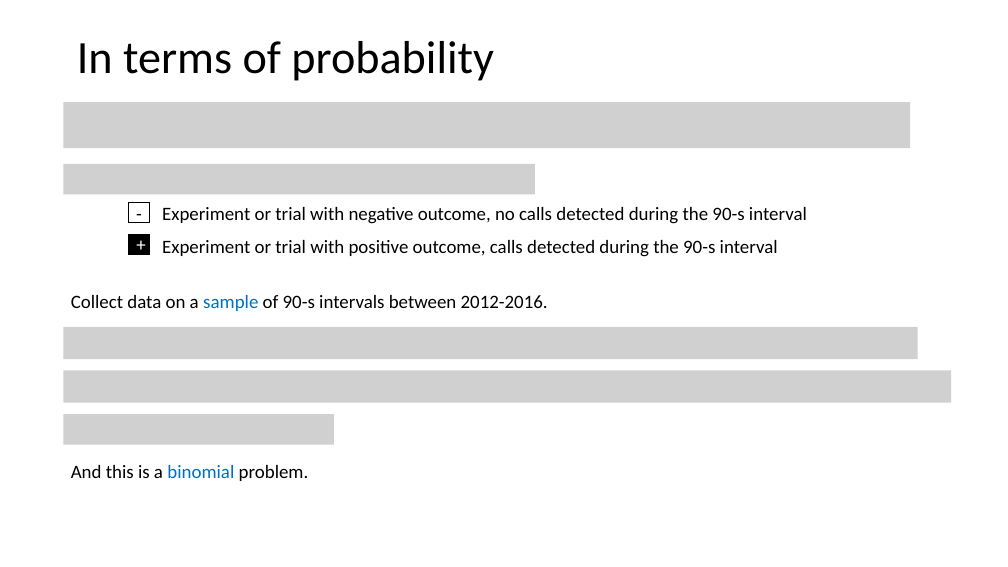
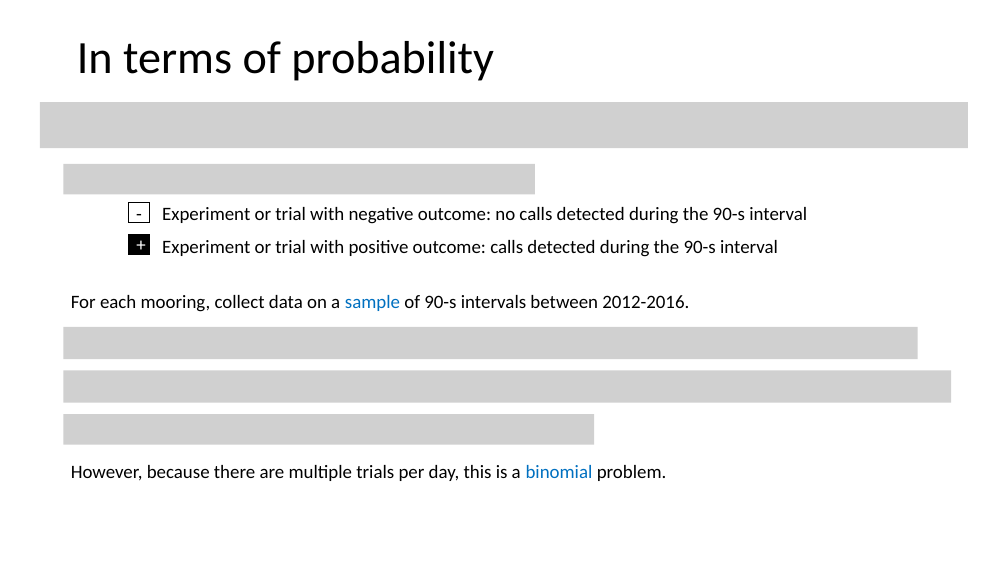
Before and after one commit to ELaBrecque-MMC/RegressionModelOverview, a slide deck: slide 3 of Notes/RegressionModelOverview.pptx. Drawn at 1008x567 pixels with LibreOffice and Linux fonts; fonts in the diff are those of the drawing; grey boxes stand for pictures. Boxes give left, top, right and bottom in pixels: in the first picture for what was removed or moved away, otherwise in the second. Text is boxed around its words. In the diff, an @@ line names an element or a change of style, - is before the commit and + after.

```diff
--- a/Notes/RegressionModelOverview.pptx
+++ b/Notes/RegressionModelOverview.pptx
@@ picture: place and size @@
-picture at <box>64,102,910,148</box>
+picture at <box>40,102,969,148</box>
@@ text at <box>162,207,807,224</box>: text changed @@
-Experiment or trial with negative outcome, no calls detected during the 90-s interval
+Experiment or trial with negative outcome: no calls detected during the 90-s interval
@@ text at <box>162,240,778,257</box>: text changed @@
-Experiment or trial with positive outcome, calls detected during the 90-s interval
+Experiment or trial with positive outcome: calls detected during the 90-s interval
@@ text at <box>71,295,689,312</box>: text changed @@
-Collect data on a sample of 90-s intervals between 2012-2016.
+For each mooring, collect data on a sample of 90-s intervals between 2012-2016.
@@ picture: place and size @@
-picture at <box>64,414,334,445</box>
+picture at <box>64,414,594,445</box>
@@ text at <box>71,465,667,481</box>: text changed @@
-And this is a binomial problem.
+However, because there are multiple trials per day, this is a binomial problem.
```
Also in this commit, not shown: 6 other slides changed, 1 other file.
